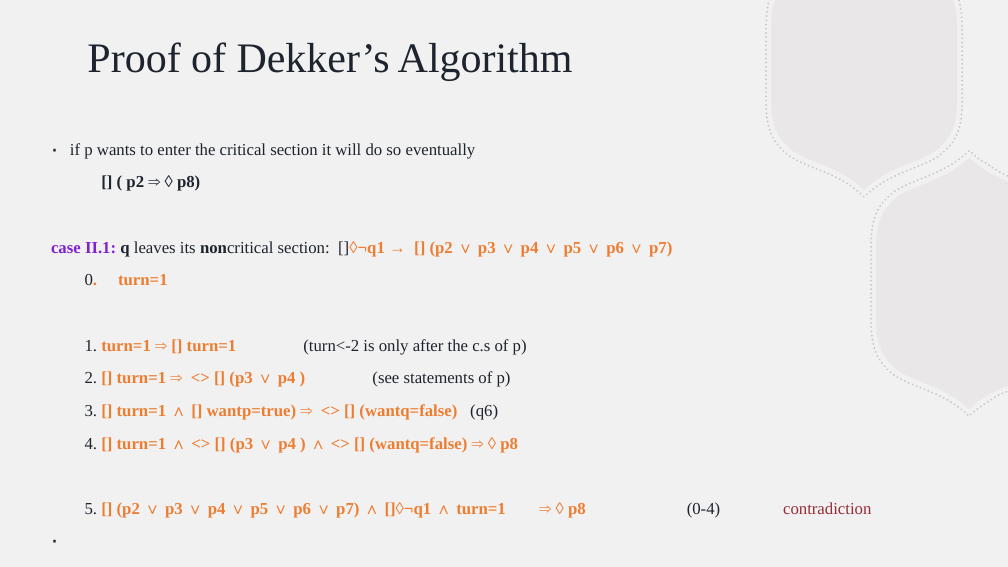
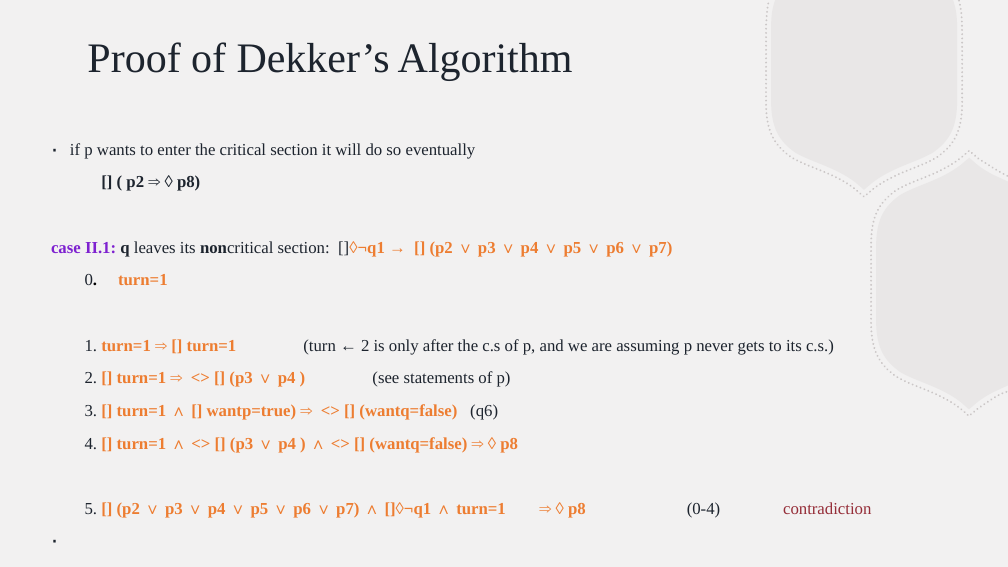
Before and after one commit to BillJr99/Ursinus-CS376, a slide deck: slide 9 of files/lectures/mutexcorrectness.pptx. Drawn at 1008x567 pixels with LibreOffice and Linux fonts; fonts in the diff are those of the drawing. Boxes give left, top, right and bottom in pixels: in the first picture for what was removed or moved away, otherwise in the second. Text is boxed around its words. In the diff, an @@ line names an element or a change of style, - is before the commit and + after.

Commit message:
Modifying language in correctness proofs to make claims clear and use QED for finished

```diff
--- a/files/lectures/mutexcorrectness.pptx
+++ b/files/lectures/mutexcorrectness.pptx
@@ text at <box>85,274,168,285</box>: text colour #ED7D31 to #000000 in "0." @@
@@ text at <box>85,339,834,355</box>: text changed @@
-1. turn=1 ⇒ [] turn=1 (turn<-2 is only after the c.s of p)
+1. turn=1 ⇒ [] turn=1 (turn ← 2 is only after the c.s of p, and we are assuming p never gets to its c.s.)
```
Also in this commit, not shown: 2 other slides changed.
